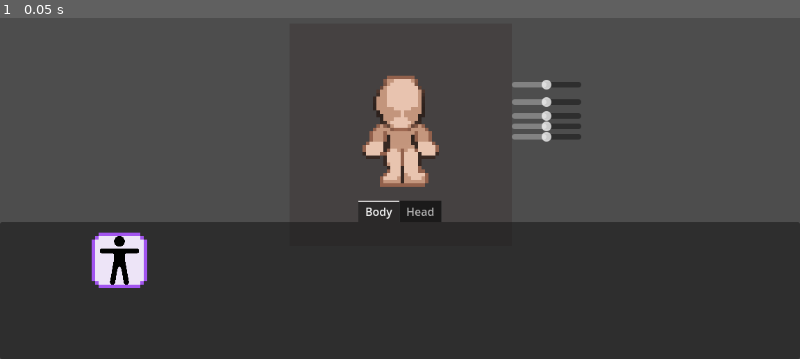
Above: before the commit, frame 1.
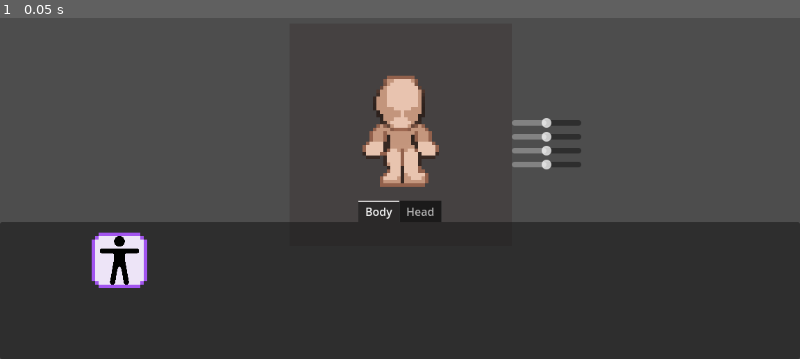
Above: after the commit, the same moment.

Repository: p1petto/CharacterMakerNew
Game: Godot game, scene res://Scenes/maker.tscn
Same seed, same stepped clock (60 frames per second), same inputs: the game is played once before the commit and once after it. The engine's default icon, where the game draws it, is replaced by a stand-in: a white triangle on a blue panel in a dark square.
Inputs:
- Up to frame 1 (0.05 s): no input

The runs differ from the first frame. In frame 1, 0.9% of the frame differs, in the area x 64-73%, y 18-45%.

Commit message:
Слайдеры заносятся в контейнер, позиция контейнера по y равна позиции по y первого маркера элемента групп

Diff:
--- a/Resources/DynamicPart/Body/ManBody.tres
+++ b/Resources/DynamicPart/Body/ManBody.tres
@@ -1,9 +1,9 @@
 [gd_resource type="Resource" script_class="DynamicBodyPart" load_steps=2 format=3 uid="uid://dc424wvsgatoa"]
 
-[ext_resource type="Script" path="res://Scripts/DynamicParts/resource_dynamic_part.gd" id="1_khfhm"]
+[ext_resource type="Script" path="res://Scripts/DynamicParts/resource_dynamic_part.gd" id="1_i318d"]
 
 [resource]
-script = ExtResource("1_khfhm")
+script = ExtResource("1_i318d")
 array_points = PackedVector2Array(7, 12, 5, 12, 2, 14, 3, 17, 4, 20, 7, 21, 10, 20, 11, 17, 12, 14, 9, 12)
 glare_array_points = PackedVector2Array()
-markers = Array[int]([])
+markers = Array[int]([1, 2, 3, 4])
--- a/Scenes/dynamic_part.tscn
+++ b/Scenes/dynamic_part.tscn
@@ -19,6 +19,7 @@
 texture = ExtResource("3_8aldy")
 
 [node name="testpolugonhead" type="Polygon2D" parent="."]
+visible = false
 modulate = Color(0.768627, 0.588235, 0.490196, 1)
 clip_children = 2
 polygon = PackedVector2Array(7, 0, 3, 0, 0, 6, 0, 10, 2, 13, 5, 16, 7, 16, 9, 16, 12, 13, 14, 10, 14, 6, 11, 0)
--- a/Scenes/maker.tscn
+++ b/Scenes/maker.tscn
@@ -93,3 +93,5 @@
 
 [node name="Camera2D" type="Camera2D" parent="."]
 position = Vector2(577, 325)
+
+[connection signal="tab_changed" from="UI/Catalog" to="UI/SliderContainer" method="_on_catalog_tab_changed"]
--- a/Scripts/UI/sliders.gd
+++ b/Scripts/UI/sliders.gd
@@ -2,20 +2,37 @@
 
 @onready var catallog = $"../Catalog"
 @onready var character = $"../../SubViewportContainer/SubViewport/Character"
-
 var slider_scene = preload("res://Scenes/custom_h_slider.tscn")
 
-# Called when the node enters the scene tree for the first time.
 func _ready() -> void:
 	for part in character.get_children():
 		if part.is_in_group("Dynamic"):
-			for marker in part.dynamic_part.markers:
-				var slider = slider_scene.instantiate()
+			if part.dynamic_part.markers:
+				var part_container = VBoxContainer.new()
+				part_container.name = part.name
+
+				# Get the position of the first marker
 				var polygon_2d = part.get_node("Polygon2D")
-				slider.position.y = slider.position.y + polygon_2d.polygon[marker].y * 5 + part.position.y * 5
-				add_child(slider)
+				var first_marker = part.dynamic_part.markers[0]
+				part_container.position.y = polygon_2d.polygon[first_marker].y * 5 + part.position.y * 5
 
+				add_child(part_container)
 
-# Called every frame. 'delta' is the elapsed time since the previous frame.
+				for marker in part.dynamic_part.markers:
+					var slider = slider_scene.instantiate()
+					part_container.add_child(slider)
+
+	# Get current tab's name from catalog's child
+	var current_part_name = catallog.get_child(catallog.current_tab).name
+
+	# Hide all containers except the one matching current tab's name
+	for container in get_children():
+		container.visible = (container.name == current_part_name)
+
 func _process(delta: float) -> void:
 	pass
+
+func _on_catalog_tab_changed(tab: int) -> void:
+	var current_part_name = catallog.get_child(tab).name
+	for container in get_children():
+		container.visible = (container.name == current_part_name)
